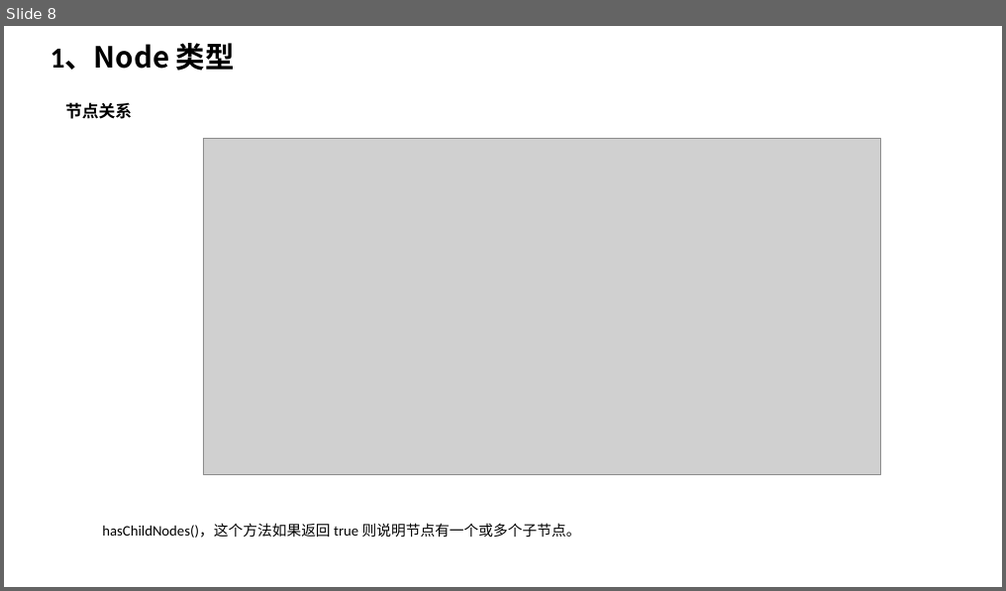
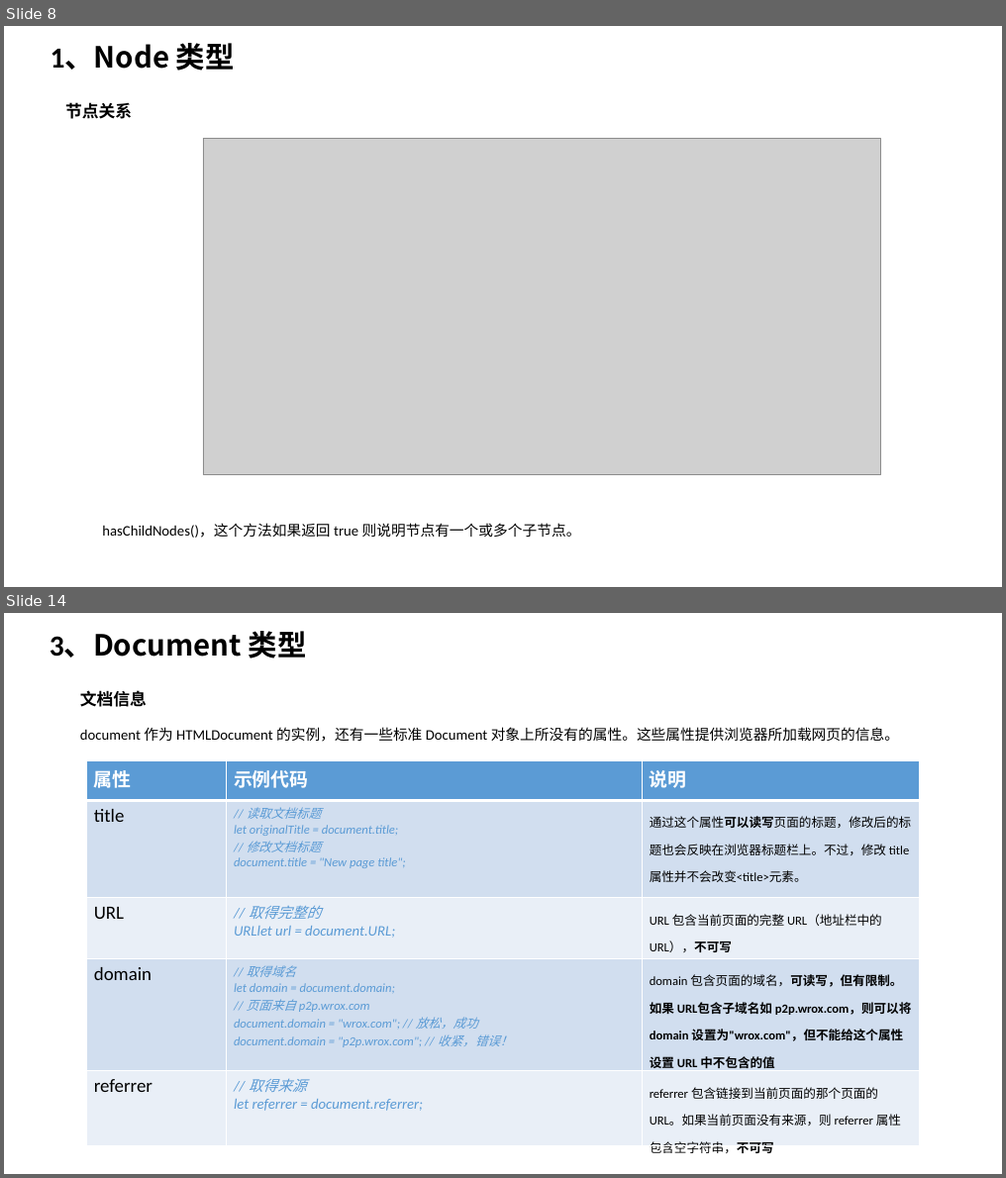
Before and after one commit to TshSophie/OnlineNotes, a slide deck: 读书笔记/JavaScript高级程序设计第四版 ppt版本/第十四章 DOM.pptx. Shown one above the other, each under a label of ours: slide 8 before the commit, slides 8 and 14 after it; the slides between them are not shown. The pictures are 1006x591 and 1006x1178 pixels, drawn with LibreOffice and Linux fonts; fonts in the diff are those of the drawing; grey boxes stand for pictures. Boxes give left, top, right and bottom in pixels: in the first picture for what was removed or moved away, otherwise in the second. Text is boxed around its words. In the diff, an @@ line names an element or a change of style, - is before the commit and + after.

```diff
--- a/读书笔记/JavaScript高级程序设计第四版 ppt版本/第十四章 DOM.pptx
+++ b/读书笔记/JavaScript高级程序设计第四版 ppt版本/第十四章 DOM.pptx
@@ slide 14 added at [4, 613, 1002, 1174], background #FFFFFF @@
@@ text added at [50, 631, 307, 659], 28 pt, text #000000, bold @@
+3、Document 类型
@@ text added at [80, 690, 147, 707], 16 pt, text #000000, bold @@
+文档信息
@@ text added at [80, 727, 899, 742], 14 pt, text #000000 @@
+document 作为 HTMLDocument 的实例，还有一些标准 Document 对象上所没有的属性。这些属性提供浏览器所加载网页的信息。
@@ table added at [86, 761, 920, 1157], 5 rows, 3 columns @@
+属性 | 示例代码 | 说明
+title | // 读取文档标题 / let originalTitle = document.title; / // 修改文档标题 / document.title = "New page title"; | 通过这个属性可以读写页面的标题，修改后的标题也会反映在浏览器标题栏上。不过，修改 title 属性并不会改变<title>元素。
+URL | // 取得完整的 / URLlet url = document.URL; | URL 包含当前页面的完整 URL（地址栏中的 URL），不可写
+domain | // 取得域名 / let domain = document.domain; / // 页面来自 p2p.wrox.com / document.domain = "wrox.com"; // 放松，成功 / document.domain = "p2p.wrox.com"; // 收紧，错误！ | domain 包含页面的域名，可读写，但有限制。如果 URL包含子域名如 p2p.wrox.com，则可以将 domain 设置为"wrox.com"，但不能给这个属性设置 URL 中不包含的值
+referrer | // 取得来源 / let referrer = document.referrer; | referrer 包含链接到当前页面的那个页面的 URL。如果当前页面没有来源，则 referrer 属性包含空字符串，不可写
```
Also in this commit, not shown: 6 slides changed, 7 other slides added, 4 other files.
